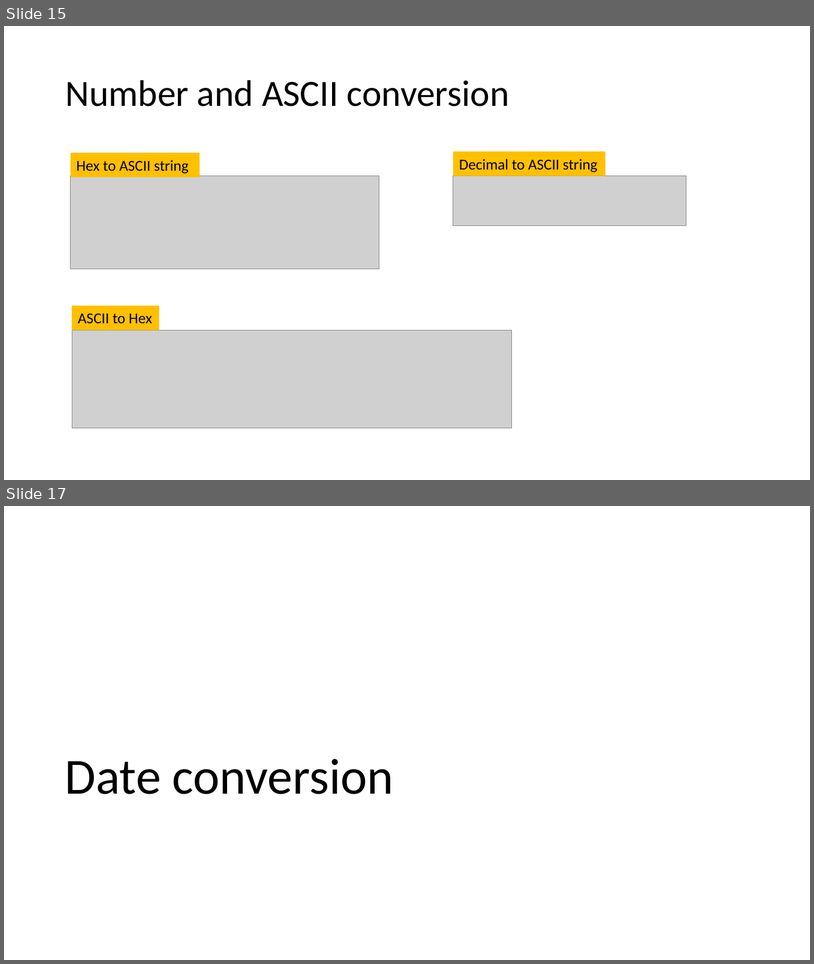
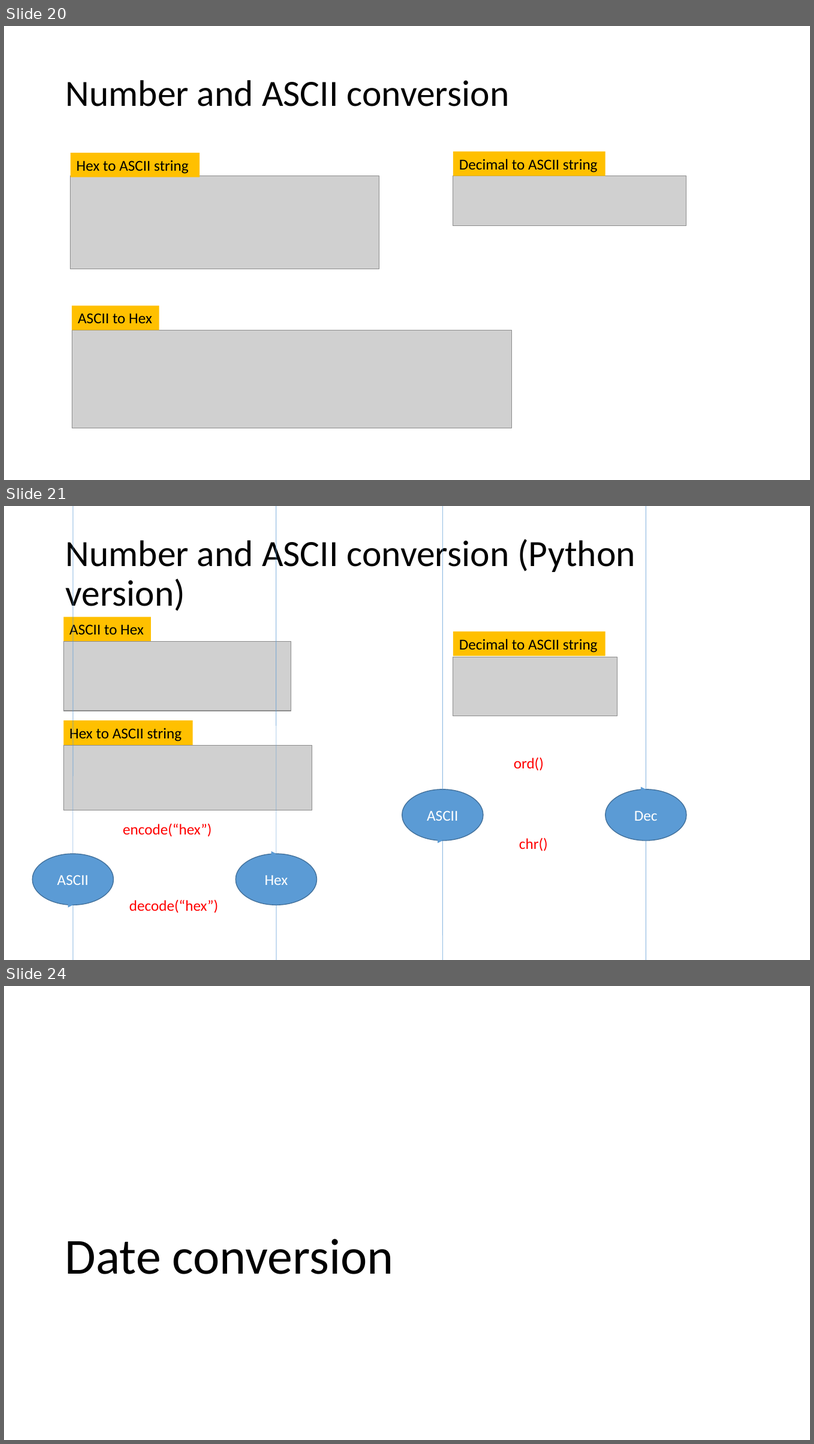
Before and after one commit to frankwxu/digital-forensics-lab, a slide deck: Basic_Computer_Skills_for_Forensics/0_Number_Systems.pptx. Shown one above the other, each under a label of ours: slides 15 and 17 before the commit, slides 20, 21 and 24 after it; the slides between them are not shown. The pictures are 814x964 and 814x1444 pixels, drawn with LibreOffice and Linux fonts; fonts in the diff are those of the drawing; grey boxes stand for pictures; background and template pictures are left out. Boxes give left, top, right and bottom in pixels: in the first picture for what was removed or moved away, otherwise in the second. Text is boxed around its words. In the diff, an @@ line names an element or a change of style, - is before the commit and + after.

Commit message:
add python code to Number System PPT for demostrating data conversion

```diff
--- a/Basic_Computer_Skills_for_Forensics/0_Number_Systems.pptx
+++ b/Basic_Computer_Skills_for_Forensics/0_Number_Systems.pptx
@@ slide 21 added at bbox=[4, 506, 810, 960], background #FFFFFF @@
@@ title added at bbox=[65, 535, 636, 615], 44 pt, text #000000 @@
+Number and ASCII conversion (Python version)
@@ rectangle added at bbox=[63, 617, 150, 641], fill #FFC000, 18 pt, text #000000 @@
+ASCII to Hex
@@ rectangle added at bbox=[453, 631, 606, 655], fill #FFC000, 18 pt, text #000000 @@
+Decimal to ASCII string
@@ picture added at bbox=[63, 642, 291, 711] @@
@@ picture added at bbox=[453, 657, 618, 716] @@
@@ rectangle added at bbox=[63, 720, 193, 744], fill #FFC000, 18 pt, text #000000 @@
+Hex to ASCII string
@@ picture added at bbox=[63, 745, 312, 810] @@
@@ text added at bbox=[514, 757, 544, 771], 18 pt, text #FF0000 @@
+ord()
@@ curved arrow added from (443, 789) to (647, 789), #5B9BD5 0.5 pt @@
@@ ellipse added at bbox=[402, 789, 483, 841], fill #5B9BD5, outline #43739E 1 pt, 18 pt, text #FFFFFF @@
+ASCII
@@ ellipse added at bbox=[606, 789, 687, 841], fill #5B9BD5, outline #43739E 1 pt, 18 pt, text #FFFFFF @@
+Dec
@@ text added at bbox=[123, 823, 212, 837], 18 pt, text #FF0000 @@
+encode(“hex”)
@@ curved arrow added from (73, 854) to (276, 854), #5B9BD5 0.5 pt @@
@@ curved arrow added from (647, 841) to (443, 841), #5B9BD5 0.5 pt @@
@@ text added at bbox=[519, 837, 548, 851], 18 pt, text #FF0000 @@
+chr()
@@ ellipse added at bbox=[32, 854, 113, 905], fill #5B9BD5, outline #43739E 1 pt, 18 pt, text #FFFFFF @@
+ASCII
@@ ellipse added at bbox=[236, 854, 317, 905], fill #5B9BD5, outline #43739E 1 pt, 18 pt, text #FFFFFF @@
+Hex
@@ text added at bbox=[129, 899, 218, 913], 18 pt, text #FF0000 @@
+decode(“hex”)
@@ curved arrow added from (276, 904) to (73, 904), #5B9BD5 0.5 pt @@
@@ what was slide 15 is now slide 20 @@
@@ what was slide 17 is now slide 24 @@
```
Also in this commit, not shown: 7 slides changed, 11 other slides added, 1 other file.
